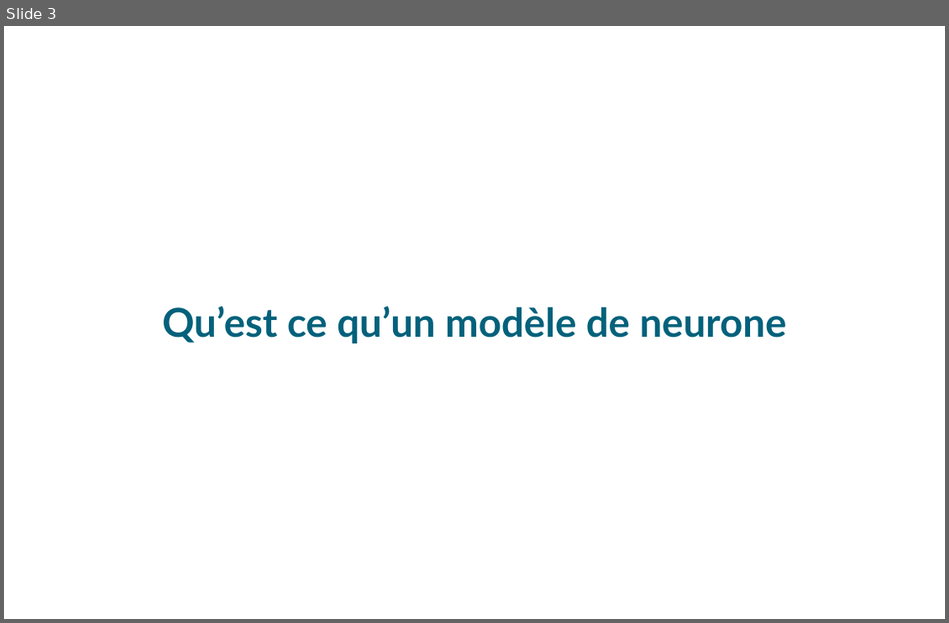
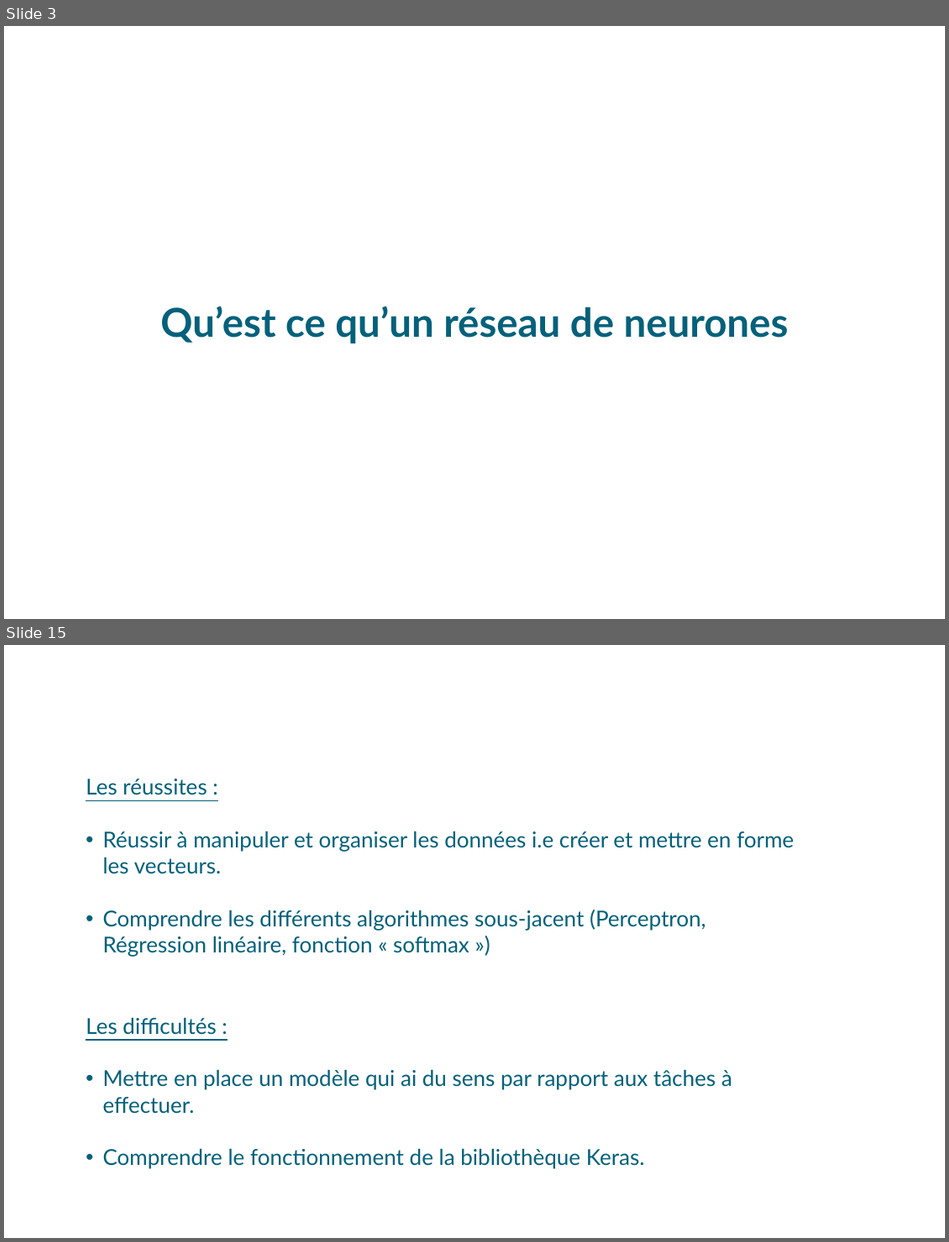
Before and after one commit to sr247/TER1, a slide deck: terSoutenance.odp. Shown one above the other, each under a label of ours: slide 3 before the commit, slides 3 and 15 after it; the slides between them are not shown. The pictures are 949x623 and 949x1242 pixels, drawn with LibreOffice and Linux fonts; fonts in the diff are those of the drawing; background and template pictures are left out. Boxes give left, top, right and bottom in pixels: in the first picture for what was removed or moved away, otherwise in the second. Text is boxed around its words. In the diff, an @@ line names an element or a change of style, - is before the commit and + after.

```diff
--- a/terSoutenance.odp
+++ b/terSoutenance.odp
@@ slide 15 added at box(4, 645, 945, 1238), background picture (left out) @@
@@ text added at box(69, 685, 872, 734), 32 pt, text #FFFFFF, bold @@
+Conclusion
@@ text added at box(85, 779, 794, 957), 22 pt, text #04617B @@
+Les réussites :
+• Réussir à manipuler et organiser les données i.e créer et mettre en forme les vecteurs.
+• Comprendre les différents algorithmes sous-jacent (Perceptron, Régression linéaire, fonction « softmax »)
@@ text added at box(85, 1017, 732, 1169), 22 pt, text #04617B @@
+Les difficultés :
+• Mettre en place un modèle qui ai du sens par rapport aux tâches à effectuer.
+• Comprendre le fonctionnement de la bibliothèque Keras.
@@ slide 3 changed as well @@
@@ subtitle at box(160, 306, 789, 344): text changed @@
-Qu’est ce qu’un modèle de neurone
+Qu’est ce qu’un réseau de neurones
```
Also in this commit, not shown: 2 other slides changed, 12 other slides added, 5 slides removed.
